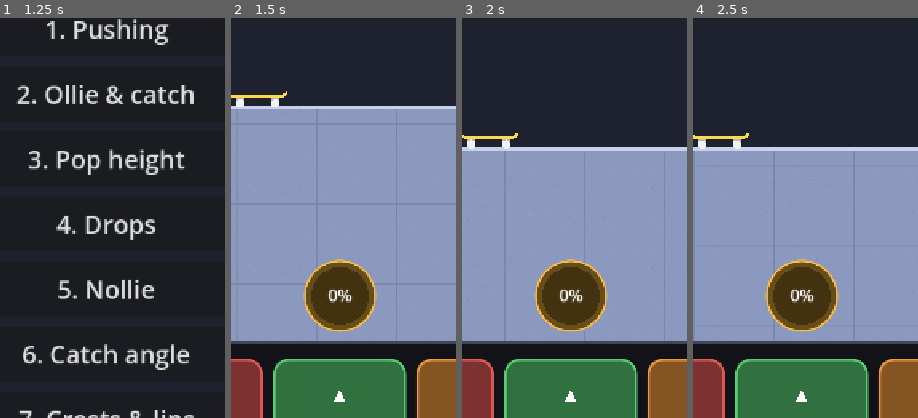
Above: before the commit, frames 1-4 (left to right).
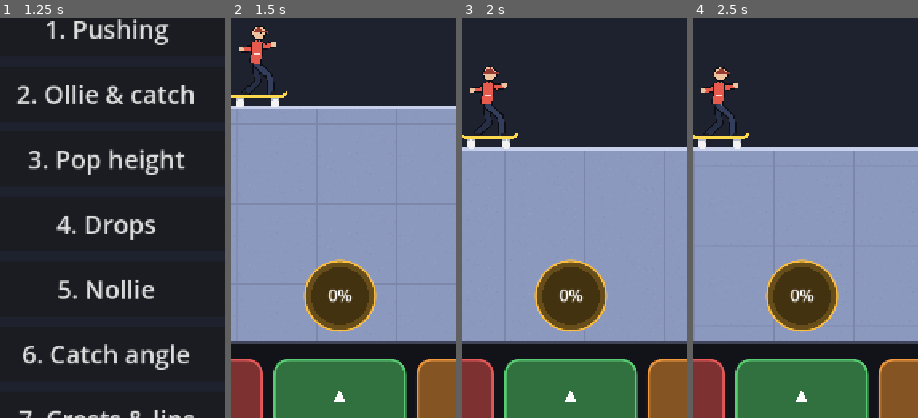
Above: after the commit, the same moments.

Repository: davidhernandeze/skatelike
Game: Godot game, scene res://scenes/menu.tscn
Same seed, same stepped clock (60 frames per second), same inputs: the game is played once before the commit and once after it.
Inputs:
- Up to frame 1 (1.25 s): click "Practice" at 0.5 s
- Up to frame 2 (1.5 s): click "6. Catch angle" at 1.25 s
- Up to frame 3 (2 s): no input
- Up to frame 4 (2.5 s): click "STATS" at 2 s
The pictures show only the part of the screen within x 26-76%, y 30-80%; the shares and areas given below are measured in that part.

Frame 1 is identical in both runs. In frame 2, 1.0% of the frame differs, in the area x 3-20%, y 2-20%; in frame 3, 1.1%, in the area x 3-20%, y 12-30%; in frame 4, 1.1%.

Commit message:
Placeholder skater figure on the board
A stick figure drawn from the board's pose (drawing only, not in the state):
it crouches in the air, tucks for board tricks, squats on landing, kicks a
foot down to push, stays upright in manuals, turns with body 180s (chest or
back to the camera by stance) and falls and slides on slams. Ghosts draw
it too. Name tags, callouts and the balance meter sit above the head.

Co-Authored-By: Claude Opus 5.5 <noreply@anthropic.com>
Claude-Session: https://claude.ai/code/session_01RyYvQJH2T8hEfpxQUNibCm

Diff:
--- a/scripts/balance_meter.gd
+++ b/scripts/balance_meter.gd
@@ -5,7 +5,7 @@
 ## its coordinates).
 
 ## Above the board's middle (px), and the arc's radius and spread each side (deg).
-@export var lift := 120.0
+@export var lift := 165.0
 @export var radius := 46.0
 @export var spread := 60.0
 @export var safe_color := Color(0.4, 0.9, 0.5)
--- a/scripts/callouts.gd
+++ b/scripts/callouts.gd
@@ -14,7 +14,7 @@
 ## How long a burst stays on screen (s).
 @export var burst_time := 0.9
 ## Height above the board where callouts appear (px).
-@export var lift := 70.0
+@export var lift := 190.0
 
 ## Each: {text, color, age, life (INF while sustained), tilt, size, sustained}.
 var _items: Array[Dictionary] = []
--- a/scripts/ghosts.gd
+++ b/scripts/ghosts.gd
@@ -14,7 +14,7 @@
 @export var ghost_color := Color(0.65, 0.8, 1.0)
 @export var name_size := 22
 ## Name tags float this far above the board center (px).
-@export var name_lift := 34.0
+@export var name_lift := 160.0
 ## How far behind the newest actions a ghost plays (steps): enough that the next batch
 ## (Online.SEND_RATE a second) is normally in before it's needed.
 @export var delay_steps := 30
@@ -183,6 +183,7 @@
 		var sim: Runner = ghost.sim
 		var pose := sim.board_pose()
 		var center := _runner.from_level(sim.to_level(pose[0]))
+		_runner.draw_skater_at(self, sim.skater_pose(), center - pose[0], alpha, ghost_color)
 		_runner.draw_board_at(self, center, pose[1], pose[2], alpha, ghost_color)
 		_draw_name(center, ghost.skater, Color(ghost_color, 0.8))
 	var pose := _runner.board_pose()
--- a/scripts/runner.gd
+++ b/scripts/runner.gd
@@ -320,6 +320,11 @@
 @export var ground_tile := 128
 @export var truck_color := Color(0.7, 0.72, 0.78)
 @export var wheel_color := Color(0.95, 0.95, 0.95)
+## The placeholder skater (draw_skater_at): shirt, pants, skin and shoe colors.
+@export var shirt_color := Color(0.9, 0.35, 0.3)
+@export var pants_color := Color(0.2, 0.24, 0.36)
+@export var skin_color := Color(0.93, 0.76, 0.62)
+@export var shoe_color := Color(0.12, 0.12, 0.14)
 @export var goal_color := Color(0.4, 0.95, 0.5)
 
 const WHEEL_X := 28.0
@@ -469,6 +474,16 @@
 var _slam_distance := INF
 ## Velocity of the loose board while slamming (px/s).
 var _body_v := Vector2.ZERO
+## The skater figure, drawing only (not in STATE): how crouched (0 standing .. 1 tucked),
+## whether on the board last step, and after a slam where the rider came off (step
+## coordinates, with _distance then), its velocity (px/s) and how long ago (s; -1 = riding).
+var _crouch := 0.2
+var _fig_down := true
+var _fall_at := Vector2.ZERO
+var _fall_distance := 0.0
+var _fall_vy := 0.0
+var _fall_vx := 0.0
+var _fall_t := -1.0
 ## Velocity the board came down with this frame, before touchdown took it (px/s): a
 ## slam on landing lets the board go with it.
 var _impact := Vector2.ZERO
@@ -933,9 +948,160 @@
 	_prev_distance = _distance
 	_prev_cam = _cam
 	_step(STEP)
+	_step_figure(STEP)
 	tick += 1
 	if tick % SNAPSHOT_STEPS == 0:
 		_snapshot = get_state()
+
+
+## The skater figure follows the board (drawing only): crouches in the air, tucks for
+## board tricks, squats on landing, and after a slam falls where it came off.
+func _step_figure(delta: float) -> void:
+	if not _dead:
+		_fall_t = -1.0
+	if _fall_t >= 0.0:
+		_fall_t += delta
+		_fall_vy += gravity * delta
+		_fall_at += Vector2(_fall_vx, _fall_vy) * delta
+		var ground := _seg_at(_fall_at.x - (_distance - _fall_distance))
+		if ground != null:
+			var floor_y := ground.y_at(_fall_at.x - (_distance - _fall_distance))
+			if _fall_at.y >= floor_y and _fall_vy >= 0.0:
+				_fall_at.y = floor_y
+				_fall_vy = 0.0
+				_fall_vx *= exp(-4.0 * delta)  # Sliding to a stop.
+		return
+	var down := _grounded or _rail != null
+	var target := 0.2
+	if not down:
+		target = 1.0 if _board_trick != &"" else 0.55
+	elif is_pushing():
+		target = 0.35
+	if down and not _fig_down:
+		_crouch = 1.0  # Touchdown: soak it up.
+	_fig_down = down
+	_crouch = lerpf(_crouch, target, 1.0 - exp(-8.0 * delta))
+
+
+## Where the skater figure is drawn this frame, for draw_skater_at(): {base (middle of
+## the deck, between the feet), angle (of the body's up), feet (rear, front), crouch,
+## face (1 chest to the camera .. -1 back to it, through a body 180), fall (s since
+## slamming, or -1)}. Ghosts reuse it.
+func skater_pose() -> Dictionary:
+	var pose := board_pose()
+	var center: Vector2 = pose[0]
+	var angle := _view_angle
+	var along := Vector2.RIGHT.rotated(angle)
+	var up := Vector2.UP.rotated(angle)
+	var deck := board_size.y / 28.0 * 7.0
+	var base := center + up * deck
+	var lift := 0.0
+	if _board_trick != &"" and _fall_t < 0.0:
+		# Feet up off the board while it flips and spins underneath.
+		base = _view_pos + up * (board_size.y / 28.0 * 21.0)
+		lift = 18.0
+	var body_angle := angle
+	if (_grounded or _rail != null) and _tilt_dir() != 0.0:
+		body_angle = _ground_angle  # Balancing: the board tips, the skater stays upright.
+	var half := board_size.x / 96.0 * 22.0
+	var rear := base - along * half + up * lift
+	var front := base + along * half + up * lift
+	if _push_left > 0.0 and _fall_t < 0.0:
+		# Pushing: the rear foot steps down to the ground and kicks back.
+		var phase := 1.0 - _push_left / _push_total
+		var drop := deck + board_size.y / 28.0 * 14.0
+		rear = base + along * lerpf(-half * 0.3, -half * 2.6, phase) - up * drop * sin(PI * minf(phase * 1.3, 1.0))
+	var face := -1.0 if _switch else 1.0
+	if _body_turn >= 0.0 and not _grounded and _rail == null:
+		face *= cos(clampf(_body_turn / body_turn_time, 0.0, 1.0) * PI)
+	var fall := -1.0
+	if _fall_t >= 0.0:
+		fall = _fall_t
+		base = _fall_at - Vector2(scrolled() - _fall_distance, board_size.y / 28.0 * 8.0 * smoothstep(0.0, 0.35, _fall_t))
+		body_angle = lerp_angle(body_angle, PI * 0.5, smoothstep(0.0, 0.35, _fall_t))
+		var flat := Vector2.RIGHT.rotated(body_angle)
+		rear = base - flat * 4.0
+		front = base + flat * 4.0
+	return {base = base, angle = body_angle, feet = [rear, front], crouch = _crouch, face = face, fall = fall,
+		manual = _tilt_dir() if (_grounded or _rail != null) else 0.0}
+
+
+## Draws a placeholder skater on `canvas` at a pose from skater_pose(), moved by
+## `offset`, faded by `alpha` and with `shirt` (shirt_color by default) for the shirt.
+func draw_skater_at(canvas: CanvasItem, pose: Dictionary, offset := Vector2.ZERO, alpha := 1.0,
+		shirt := shirt_color) -> void:
+	var s := board_size.x / 96.0
+	var angle: float = pose.angle
+	var up := Vector2.UP.rotated(angle)
+	var fwd := Vector2.RIGHT.rotated(angle)
+	var base: Vector2 = pose.base + offset
+	var feet: Array = [pose.feet[0] + offset, pose.feet[1] + offset]
+	var crouch: float = pose.crouch
+	var face: float = pose.face
+	var manual: float = pose.manual
+	var fallen: bool = pose.fall >= 0.0
+	var outline := Color(0.05, 0.05, 0.08, alpha)
+	var hip: Vector2 = base + up * lerpf(54.0, 34.0, crouch) * s + fwd * (manual * 8.0 - 3.0) * s
+	if fallen:
+		hip = base + up * 46.0 * s
+	var shoulder: Vector2 = hip + up * 34.0 * s + fwd * lerpf(2.0, 8.0, crouch) * s
+	var head: Vector2 = shoulder + up * 15.0 * s + fwd * 2.0 * s
+	var limb := 8.0 * s
+	# Legs: thigh and shin of equal length, knees bending forward.
+	for i in 2:
+		var foot: Vector2 = feet[i]
+		var knee := _knee(hip, foot, 30.0 * s, fwd)
+		var pants := Color(pants_color.darkened(0.25 if i == 0 else 0.0), alpha)
+		canvas.draw_polyline(PackedVector2Array([hip, knee, foot]), outline, limb + 4.0)
+		canvas.draw_polyline(PackedVector2Array([hip, knee, foot]), pants, limb)
+		canvas.draw_circle(foot - up * 1.0 * s + fwd * 3.0 * s, 6.0 * s, Color(shoe_color, alpha))
+	# Arms out for balance, raised in the air and while crouched.
+	var raise := crouch * 14.0 * s
+	var hands := [
+		shoulder - fwd * 26.0 * s - up * (14.0 * s - raise),
+		shoulder + fwd * 26.0 * s - up * (6.0 * s - raise),
+	]
+	if fallen:
+		hands = [shoulder + fwd * 18.0 * s + up * 6.0 * s, shoulder + fwd * 22.0 * s - up * 4.0 * s]
+	var sleeve := Color(shirt.darkened(0.2 if face < 0.0 else 0.0), alpha)
+	for hand: Vector2 in hands:
+		var elbow: Vector2 = (shoulder + hand) * 0.5 - up * 5.0 * s
+		canvas.draw_polyline(PackedVector2Array([shoulder, elbow, hand]), outline, limb * 0.8 + 4.0)
+		canvas.draw_polyline(PackedVector2Array([shoulder, elbow, hand]), sleeve, limb * 0.8)
+		canvas.draw_circle(hand, 4.0 * s, Color(skin_color, alpha))
+	# Torso: wide with the chest or back to the camera, thin mid-180.
+	var width := lerpf(9.0, 16.0, absf(face)) * s
+	canvas.draw_line(hip, shoulder, outline, width + 4.0)
+	canvas.draw_line(hip, shoulder, Color(shirt.darkened(0.25 if face < 0.0 else 0.0), alpha), width)
+	if face > 0.3:
+		canvas.draw_line(hip.lerp(shoulder, 0.45) - fwd * width * 0.3, hip.lerp(shoulder, 0.45) + fwd * width * 0.3,
+				Color(1, 1, 1, alpha * 0.8), 3.0 * s)  # A stripe on the chest.
+	# Head, looking the way the board goes (a cap's brim), hair at the back.
+	var r := 10.0 * s
+	canvas.draw_circle(head, r + 2.0, outline)
+	canvas.draw_circle(head, r, Color(skin_color, alpha))
+	if face < -0.3:
+		canvas.draw_circle(head - fwd * 1.0 * s, r * 0.85, Color(0.25, 0.17, 0.12, alpha))  # Back of the head.
+	elif face > 0.3:
+		canvas.draw_circle(head + fwd * 4.0 * s + up * 1.0 * s, 1.8 * s, outline)  # Eye.
+	canvas.draw_colored_polygon(PackedVector2Array([
+		head - fwd * r + up * 1.0 * s, head + up * r * 1.05, head + fwd * r + up * 1.0 * s,
+	]), Color(shirt.darkened(0.35), alpha))  # Cap.
+	canvas.draw_line(head + fwd * r * 0.4 + up * 2.0 * s, head + fwd * r * 1.6 + up * 1.0 * s,
+			Color(shirt.darkened(0.35), alpha), 3.0 * s)  # Brim.
+
+
+## Where a knee goes, between `hip` and `foot` with both bones `bone` long, bent `fwd`.
+static func _knee(hip: Vector2, foot: Vector2, bone: float, fwd: Vector2) -> Vector2:
+	var d := foot - hip
+	var half := d.length() * 0.5
+	var mid := hip + d * 0.5
+	if half >= bone or half < 0.001:
+		return mid
+	var side := d.orthogonal().normalized()
+	if side.dot(fwd) < 0.0:
+		side = -side
+	return mid + side * sqrt(bone * bone - half * half)
 
 
 ## Draws the game `alpha` of the way from the step before the last to the last.
@@ -1888,6 +2054,11 @@
 ## tumbling forward.
 func _let_go() -> void:
 	_slam_distance = _distance
+	_fall_at = _pos
+	_fall_distance = _distance
+	_fall_vy = minf(_velocity_y, 0.0) if not _grounded else 0.0
+	_fall_vx = _speed * 0.6
+	_fall_t = 0.0
 	if _impact != Vector2.ZERO:
 		_body_v = _impact  # Slammed touching down: it hits with the speed it came down at.
 	elif _grounded or _rail != null:
@@ -1969,6 +2140,7 @@
 	_draw_rails()
 	_draw_goal()
 	draw_set_transform(Vector2.ZERO)
+	draw_skater_at(self, skater_pose())
 	_draw_board()
 
 
